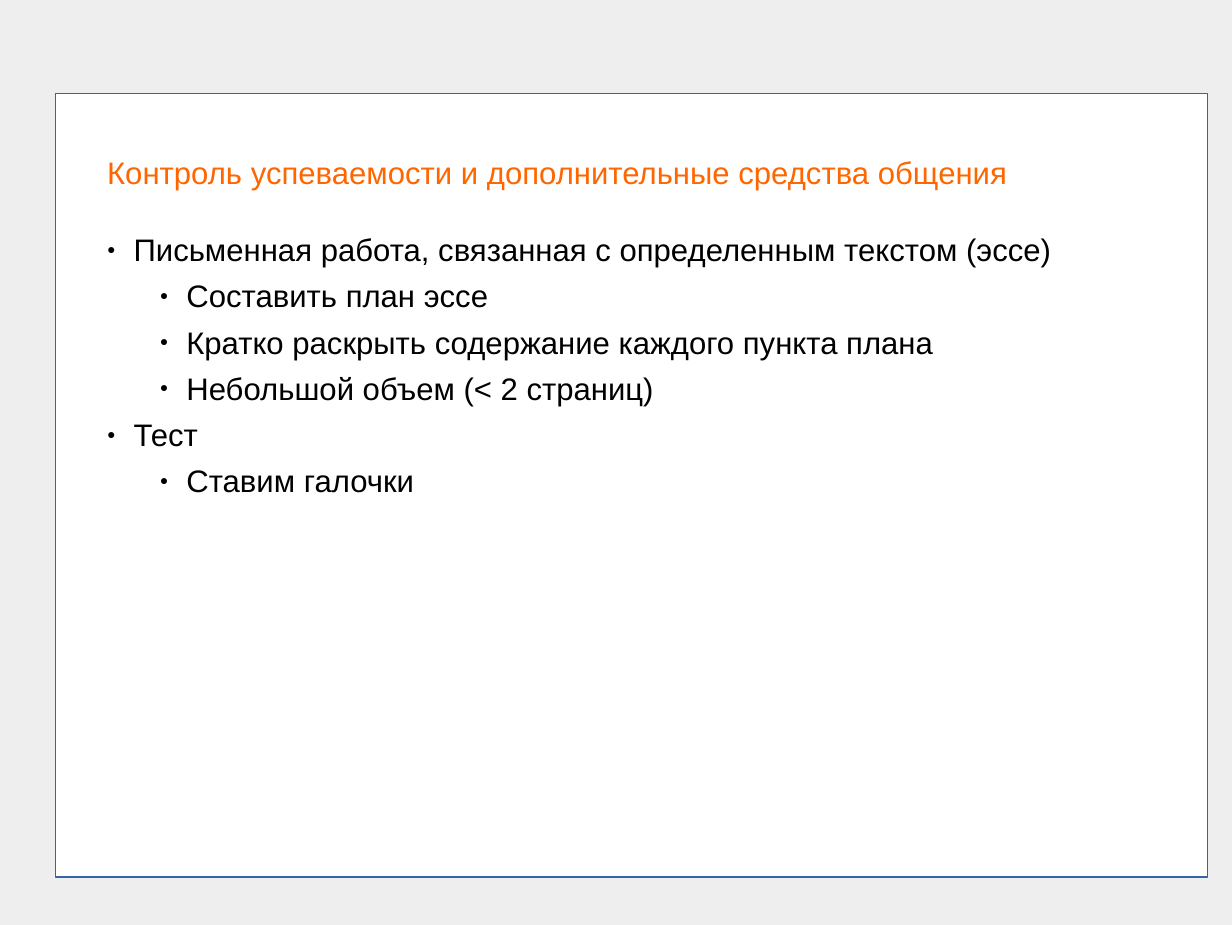
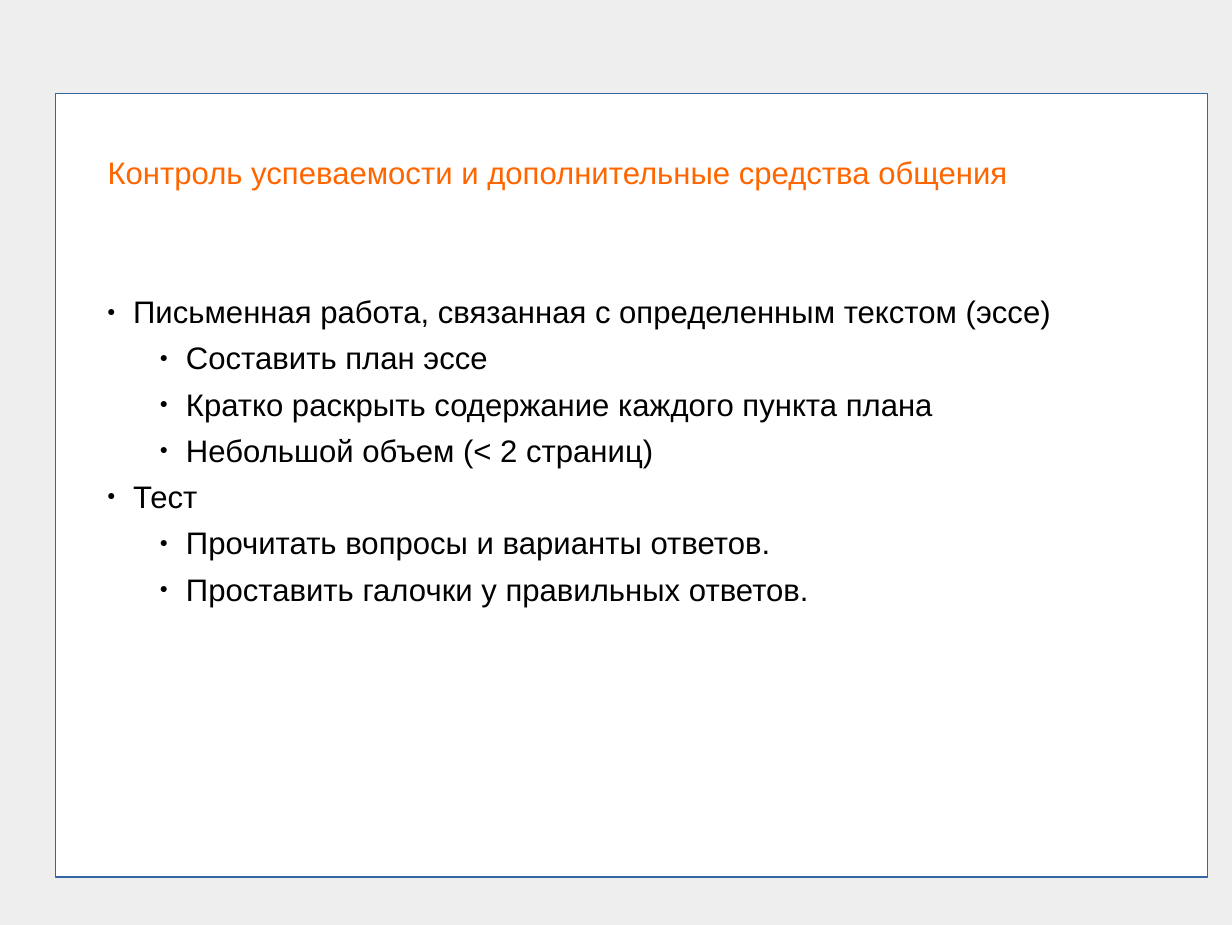
Before and after one commit to frpaul/ob, a slide deck: slide 8 of presentations/01_beginning_the_course_03.ppt (slide 9 before the commit). Drawn at 1232x925 pixels with LibreOffice and Linux fonts; fonts in the diff are those of the drawing. Boxes give left, top, right and bottom in pixels: in the first picture for what was removed or moved away, otherwise in the second. Text is boxed around its words. In the diff, an @@ line names an element or a change of style, - is before the commit and + after.

```diff
--- a/presentations/01_beginning_the_course_03.ppt
+++ b/presentations/01_beginning_the_course_03.ppt
@@ text at box(108, 161, 1051, 509): indent changed @@
@@ text at box(186, 532, 809, 607): text changed @@
-    ● Ставим галочки
+    ● Прочитать вопросы и варианты ответов.
+    ● Проставить галочки у правильных ответов.
```
Also in this commit, not shown: 7 other slides changed, 1 slide added, 2 slides removed, 17 other files.
